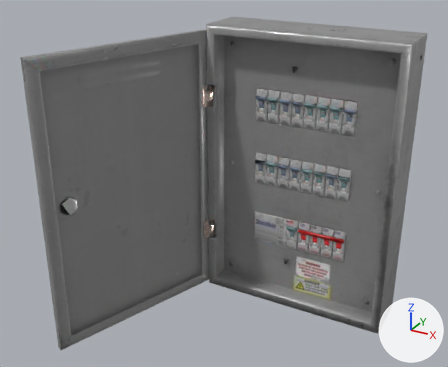
Before and after pictures for a commit that changed the glTF model data/hide/m/power_box_01.glb.
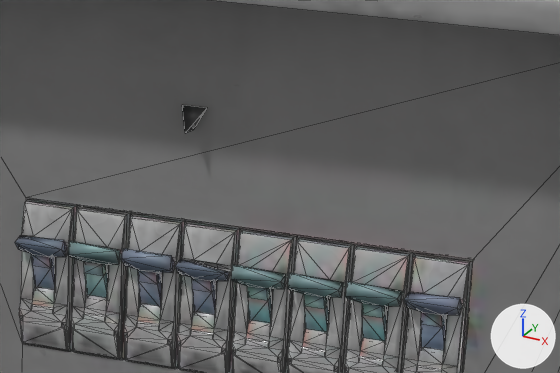
The first picture shows the older version from a camera (50 mm lens) standing at (0.363, -0.954, 0.424) and looking at (-0.078, -0.152, 0.023). The close-ups show the older and then the newer version on the part from 56% to 84% of the width and 12% to 35% of the height of that picture. Only the edits that show in the close-ups are written down. The lights are fixed; the arrows at lower right show +X, +Y and +Z. The close-ups show mesh edges as thin lines. Where no turn or scale is listed for an object, it has been applied to the vertices. Vertices at exactly the same position are counted once.

Objects in the first close-up: 'power_box_01_box'.
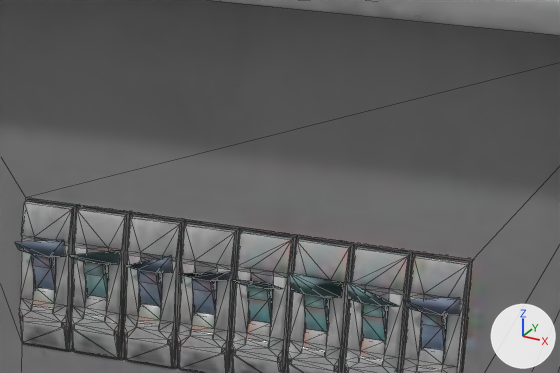
Changed parts and their boxes (x1, y1, x2, y2) in the close-ups (560 x 373 px):
```json
{"part": 1, "of": "me_cube_002", "change": "deleted", "before": [182, 105, 207, 133]}
{"part": 2, "of": "me_cube_002", "change": "deleted", "before": [15, 203, 468, 316]}
```

Scene script edits in JSON lines:
```json
{"block": "me_cube_002", "where": "# used by ob_power_box_01_box; location = (0.0, 0.0, 0.0)"}
{"op": "remove", "block": "me_cube_002", "code": "me_cube_002.from_pydata(...)  # 2018 vertices, 3779 faces; spans x -0.17..0.175, y -0.047..0.047, z -0.252..0.252"}
{"op": "add", "block": "me_cube_002", "code": "me_cube_002.from_pydata(...)  # 1884 vertices, 3518 faces; spans x -0.17..0.172, y -0.047..0.047, z -0.252..0.252"}
{"block": "me_cube_002", "change": "me_cube_002 part 1: the loose piece of 5 vertices spanning x -0.025..-0.015, y -0.024..-0.015, z 0.182..0.191 is deleted"}
{"block": "me_cube_002", "change": "me_cube_002 part 2: 60 vertices removed from x -0.089..0.087, y -0.023..-0.017, z 0.129..0.135"}
{"block": "me_cube_002", "change": "other edits to the shape of me_cube_002 do not show in these pictures"}
```
